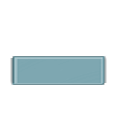
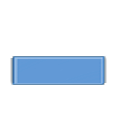
Two versions of the same layered image (w=118, h=127). Layer-by-layer changes:
painted on "Layer 3" over 11, 56, 106, 85
